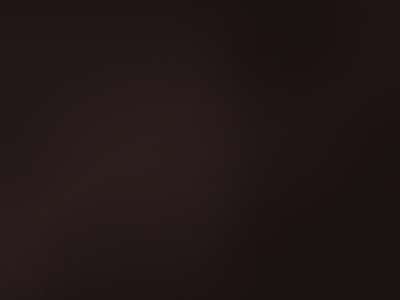
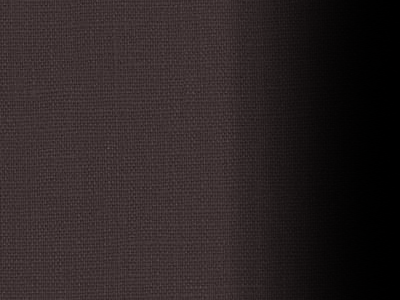
Layers edited between the first and the second 400 × 300 image:
added layer "Katman 1" above "Katman 2" over (206, 0, 400, 300)
added layer "Katman 2" above "Katman 0" over (0, 0, 400, 300)
